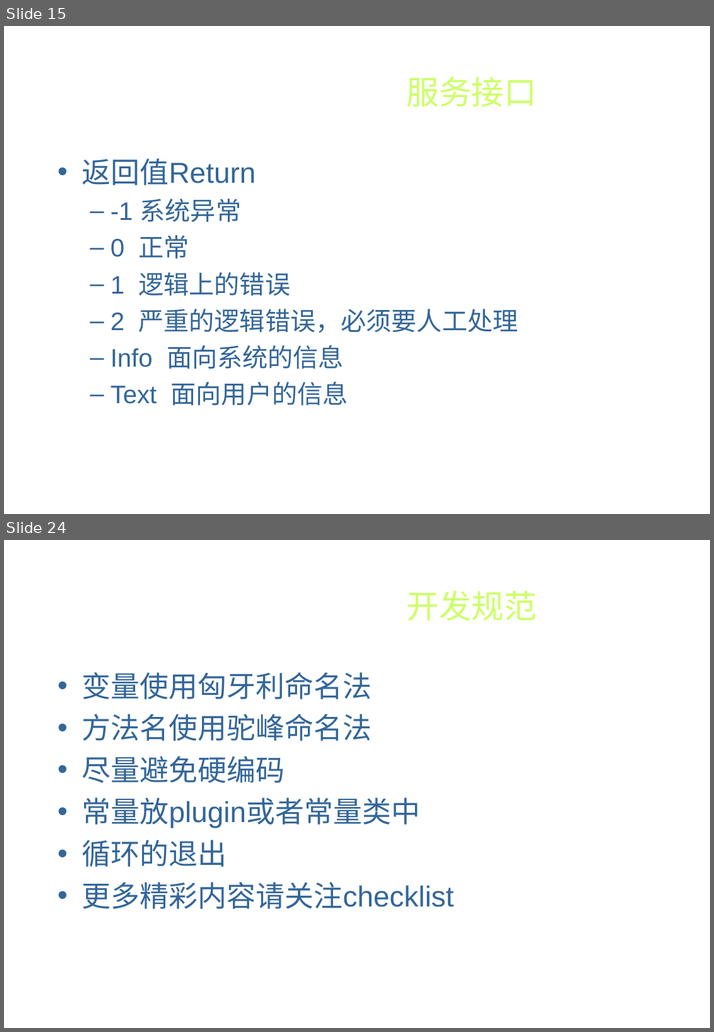
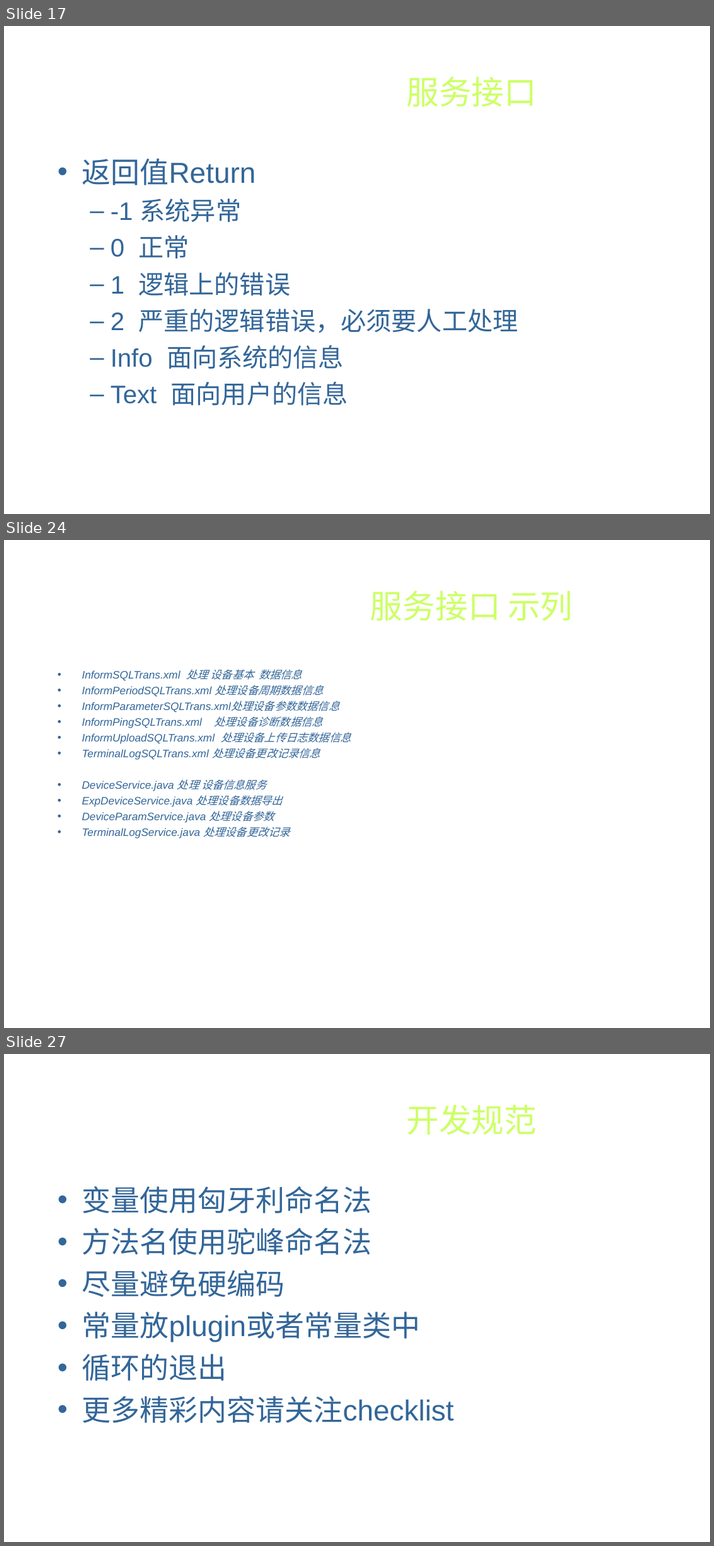
Before and after one commit to xiaowenzigege/CDO, a slide deck: CDODesign/Design/architecture/CDO服务插件开发.ppt. Shown one above the other, each under a label of ours: slides 15 and 24 before the commit, slides 17, 24 and 27 after it; the slides between them are not shown. The pictures are 714x1032 and 714x1546 pixels, drawn with LibreOffice and Linux fonts; fonts in the diff are those of the drawing; background and template pictures are left out. Boxes give left, top, right and bottom in pixels: in the first picture for what was removed or moved away, otherwise in the second. Text is boxed around its words. In the diff, an @@ line names an element or a change of style, - is before the commit and + after.

```diff
--- a/CDODesign/Design/architecture/CDO服务插件开发.ppt
+++ b/CDODesign/Design/architecture/CDO服务插件开发.ppt
@@ slide 24 added at bbox=[4, 540, 710, 1028], background picture (left out) @@
@@ title added at bbox=[370, 590, 572, 621], 36 pt, text #CCFF66 @@
+服务接口 示列
@@ text added at bbox=[82, 669, 350, 839], 12 pt, text #336699, italic @@
+• InformSQLTrans.xml 处理 设备基本 数据信息
+• InformPeriodSQLTrans.xml 处理设备周期数据信息
+• InformParameterSQLTrans.xml处理设备参数数据信息
+• InformPingSQLTrans.xml 处理设备诊断数据信息
+• InformUploadSQLTrans.xml 处理设备上传日志数据信息
+• TerminalLogSQLTrans.xml 处理设备更改记录信息
+• DeviceService.java 处理 设备信息服务
+• ExpDeviceService.java 处理设备数据导出
+• DeviceParamService.java 处理设备参数
+• TerminalLogService.java 处理设备更改记录
@@ what was slide 15 is now slide 17 @@
@@ what was slide 24 is now slide 27 @@
```
Also in this commit, not shown: 11 slides changed, 8 other slides added, 6 slides removed, 1 other file.
